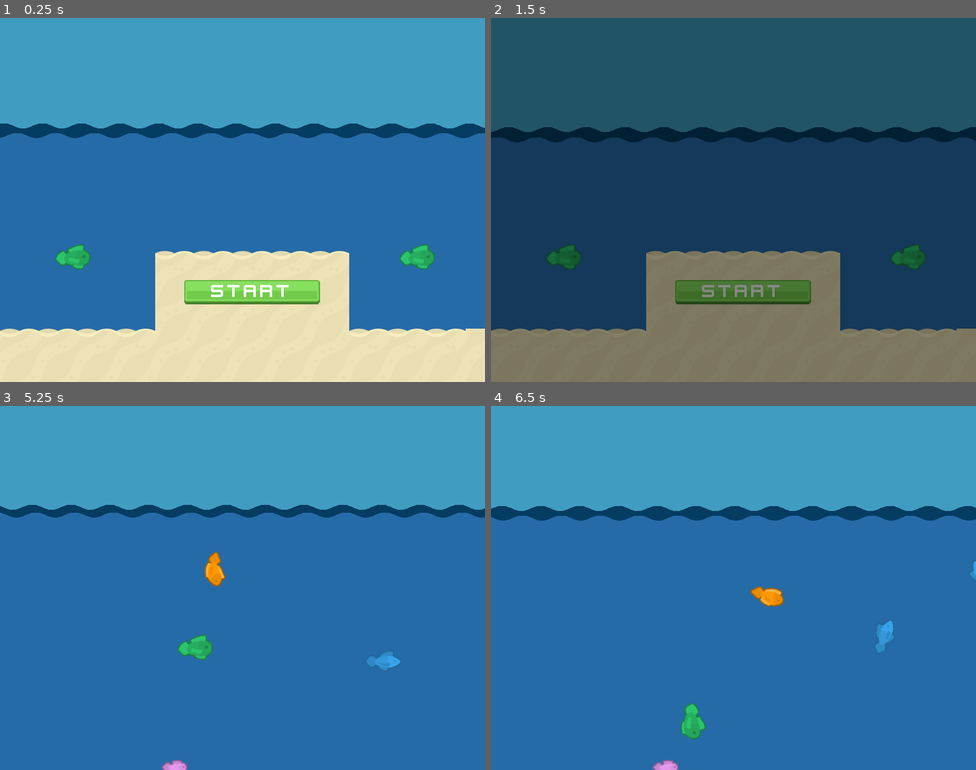
Above: before the commit, frames 1-4 (two rows, left to right).
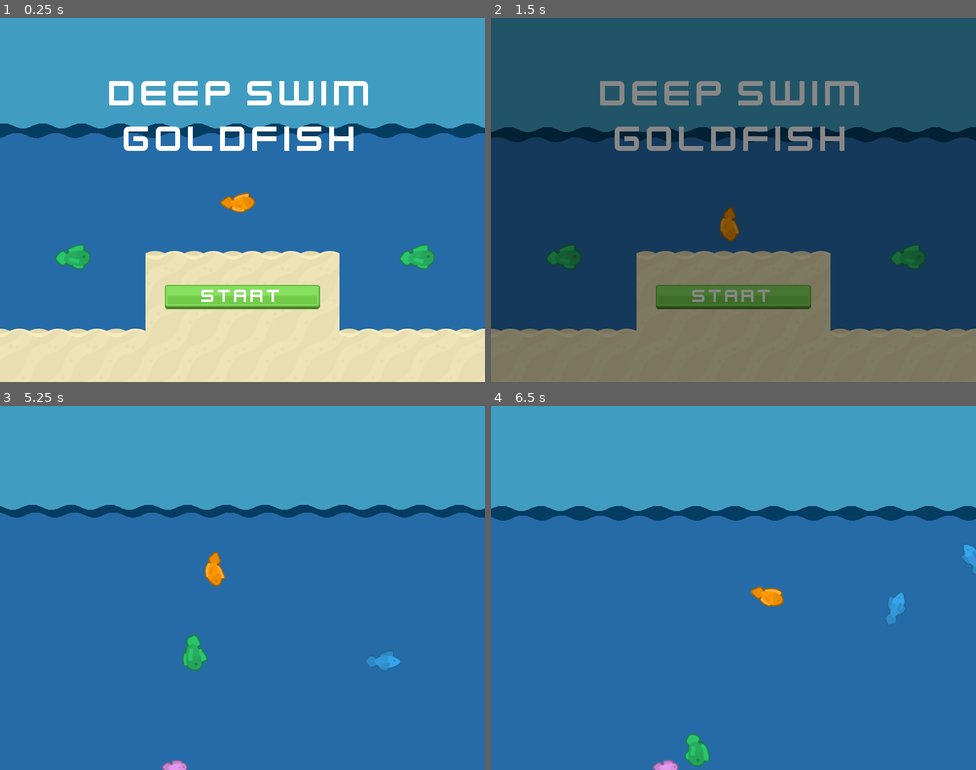
Above: after the commit, the same moments.

Repository: svntax/LD48-Deeper
Game: Godot game, scene res://MainMenu.tscn
Same seed, same stepped clock (60 frames per second), same inputs: the game is played once before the commit and once after it.
Inputs (mouse positions are in pixels of both pictures, inside the frame that each line leads up to):
- Up to frame 1 (0.25 s): no input
- Up to frame 2 (1.5 s): click "Start" at 0.5 s; click "Start" at 1.25 s
- Up to frame 3 (5.25 s): click "Start" at 2 s; tap Enter at 2.75 s; move the mouse to (349, 569) at 2.77 s; press the mouse at (349, 569) at 2.78 s; move the mouse to (145, 606) at 3.52 s; release the mouse at (145, 606) at 3.53 s; click (145, 606) at 3.6 s; move the mouse to (291, 507) at 4.27 s; press the mouse at (291, 507) at 4.28 s; move the mouse to (218, 660) at 5.02 s; release the mouse at (218, 660) at 5.03 s; click (218, 660) at 5.1 s
- Up to frame 4 (6.5 s): move the mouse to (879, 642) at 5.77 s; press the mouse at (879, 642) at 5.78 s

The runs differ from the first frame. In frame 1, 6.2% of the frame differs, in the area x 0-100%, y 17-86%; in frame 2, 6.1%; in frame 3, 0.4%; in frame 4, 1.2%.

Commit message:
Fixed fish FSM getting stuck.

Diff:
--- a/Fish/Fish.gd
+++ b/Fish/Fish.gd
@@ -61,10 +61,12 @@
 	match new_state:
 		States.IDLE:
 			animation_player.play("idle")
-			idle_timer.start(rand_range(1, 6))
+			move_timer.stop()
+			idle_timer.start(rand_range(1, 5))
 		States.MOVE:
 			animation_player.play("move")
-			move_timer.start(rand_range(0.2, 3))
+			idle_timer.stop()
+			move_timer.start(rand_range(0.5, 2))
 			var rand_pos = global_position + Vector2(rand_range(-32, 32), rand_range(-32, 32))
 			dir = global_position.direction_to(rand_pos)
 			rotation = dir.angle()
--- a/MainMenu.tscn
+++ b/MainMenu.tscn
@@ -1,10 +1,11 @@
-[gd_scene load_steps=19 format=2]
+[gd_scene load_steps=21 format=2]
 
 [ext_resource path="res://UI/kenvector_future.ttf" type="DynamicFontData" id=1]
 [ext_resource path="res://MainMenu.gd" type="Script" id=2]
 [ext_resource path="res://UI/green_button07.png" type="Texture" id=3]
 [ext_resource path="res://fishTilesheet.png" type="Texture" id=4]
 [ext_resource path="res://Fish/Fish.tscn" type="PackedScene" id=5]
+[ext_resource path="res://Player/Player.tscn" type="PackedScene" id=6]
 
 [sub_resource type="TileSet" id=4]
 0/name = "fishTilesheet.png 0"
@@ -228,6 +229,10 @@
 "values": [ Color( 0, 0, 0, 0 ), Color( 0, 0, 0, 1 ) ]
 }
 
+[sub_resource type="DynamicFont" id=14]
+size = 64
+font_data = ExtResource( 1 )
+
 [node name="MainMenu" type="Node2D"]
 script = ExtResource( 2 )
 __meta__ = {
@@ -286,16 +291,27 @@
 }
 
 [node name="OceanTiles" type="TileMap" parent="."]
+position = Vector2( -16, 0 )
 tile_set = SubResource( 5 )
 cell_quadrant_size = 32
 format = 1
-tile_data = PoolIntArray( 65535, 2, 0, 13, 2, 0, 131071, 2,  …(474 unchanged characters)…  0, 524298, 4, 0, 524299, 4, 0, 524300, 2, 0, 524301, 2, 0, 655359, 2, 0, 589824, …(189 unchanged characters)…
-
-[node name="NinePatchRect" type="NinePatchRect" parent="."]
-margin_left = 304.0
-margin_top = 432.0
+tile_data = PoolIntArray( 65535, 2, 0, 13, 2, 0, 131071, 2,  …(474 unchanged characters)…  0, 524298, 4, 0, 524299, 4, 0, 524300, 4, 0, 524301, 2, 0, 655359, 2, 0, 589824, …(189 unchanged characters)…
+
+[node name="CenterContainer" type="CenterContainer" parent="."]
+margin_top = 392.0
+margin_right = 800.0
+margin_bottom = 528.0
+mouse_filter = 1
+__meta__ = {
+"_edit_use_anchors_": false
+}
+
+[node name="NinePatchRect" type="NinePatchRect" parent="CenterContainer"]
+margin_left = 272.0
+margin_top = 48.0
 margin_right = 528.0
-margin_bottom = 472.0
+margin_bottom = 88.0
+rect_min_size = Vector2( 256, 40 )
 texture = ExtResource( 3 )
 region_rect = Rect2( 0, 0, 50, 50 )
 patch_margin_left = 20
@@ -305,19 +321,24 @@
 "_edit_use_anchors_": false
 }
 
-[node name="StartButton" type="TextureButton" parent="NinePatchRect"]
-margin_right = 224.0
+[node name="StartButton" type="TextureButton" parent="CenterContainer/NinePatchRect"]
+margin_right = 256.0
 margin_bottom = 40.0
-__meta__ = {
-"_edit_use_anchors_": false
-}
-
-[node name="Label" type="Label" parent="NinePatchRect/StartButton"]
-margin_right = 224.0
+rect_min_size = Vector2( 256, 40 )
+__meta__ = {
+"_edit_use_anchors_": false
+}
+
+[node name="Label" type="Label" parent="CenterContainer/NinePatchRect/StartButton"]
+margin_right = 256.0
 margin_bottom = 40.0
+rect_min_size = Vector2( 256, 40 )
 custom_fonts/font = SubResource( 1 )
 text = "Start"
 align = 1
+__meta__ = {
+"_edit_use_anchors_": false
+}
 
 [node name="WavesAnimationPlayer" type="AnimationPlayer" parent="."]
 anims/waves = SubResource( 3 )
@@ -340,6 +361,15 @@
 "_edit_lock_": true
 }
 
+[node name="LeftBorder" type="StaticBody2D" parent="."]
+position = Vector2( -20, 365.689 )
+
+[node name="CollisionShape2D" type="CollisionShape2D" parent="LeftBorder"]
+shape = SubResource( 13 )
+__meta__ = {
+"_edit_lock_": true
+}
+
 [node name="Fish" parent="." instance=ExtResource( 5 )]
 position = Vector2( 120, 392 )
 
@@ -348,6 +378,24 @@
 
 [node name="AnimationPlayer" type="AnimationPlayer" parent="."]
 anims/transition = SubResource( 12 )
+
+[node name="Player" parent="." instance=ExtResource( 6 )]
+position = Vector2( 392, 304 )
+
+[node name="Camera2D" parent="Player" index="4"]
+current = false
+
+[node name="Title" type="Label" parent="."]
+margin_top = 88.0
+margin_right = 800.0
+margin_bottom = 128.0
+custom_fonts/font = SubResource( 14 )
+text = "Deep Swim
+Goldfish"
+align = 1
+__meta__ = {
+"_edit_use_anchors_": false
+}
 
 [node name="TransitionRect" type="ColorRect" parent="."]
 margin_right = 896.0
@@ -357,5 +405,7 @@
 __meta__ = {
 "_edit_use_anchors_": false
 }
-[connection signal="pressed" from="NinePatchRect/StartButton" to="." method="_on_StartButton_pressed"]
+[connection signal="pressed" from="CenterContainer/NinePatchRect/StartButton" to="." method="_on_StartButton_pressed"]
 [connection signal="animation_finished" from="AnimationPlayer" to="." method="_on_AnimationPlayer_animation_finished"]
+
+[editable path="Player"]
--- a/project.godot
+++ b/project.godot
@@ -15,9 +15,9 @@
 
 [application]
 
-config/name="LudumDare48"
+config/name="Deep Swim Goldfish"
 run/main_scene="res://MainMenu.tscn"
-config/icon="res://icon.png"
+config/icon="res://Player/fishTile_080.png"
 
 [display]
 
Not shown, added: export_presets.cfg
